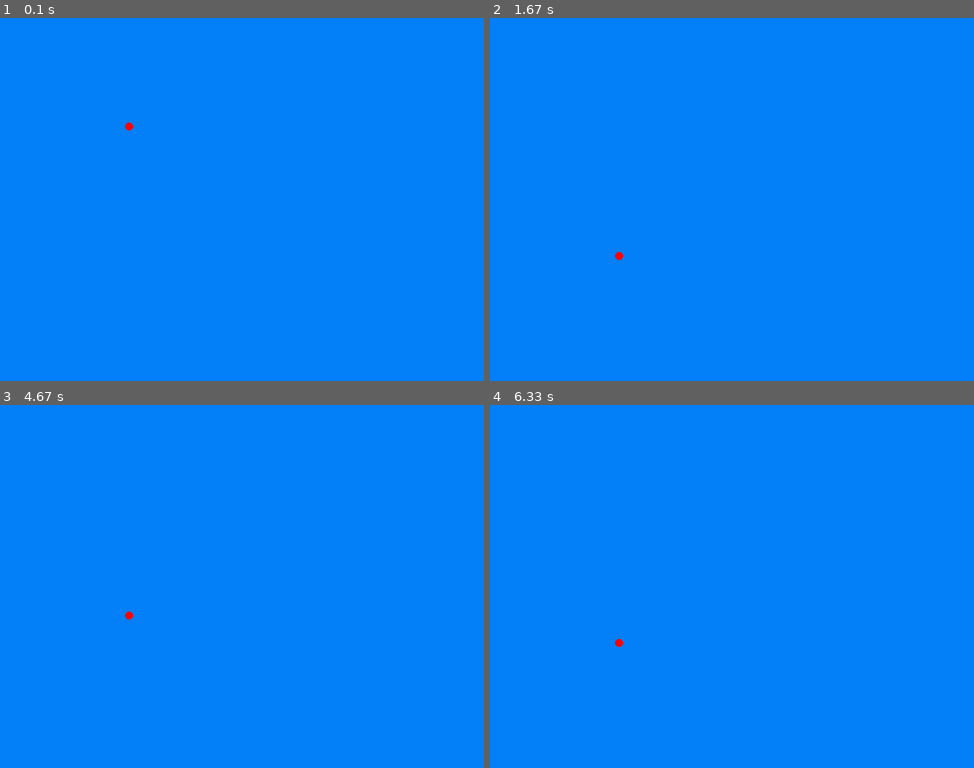
Above: before the commit, frames 1-4 (two rows, left to right).
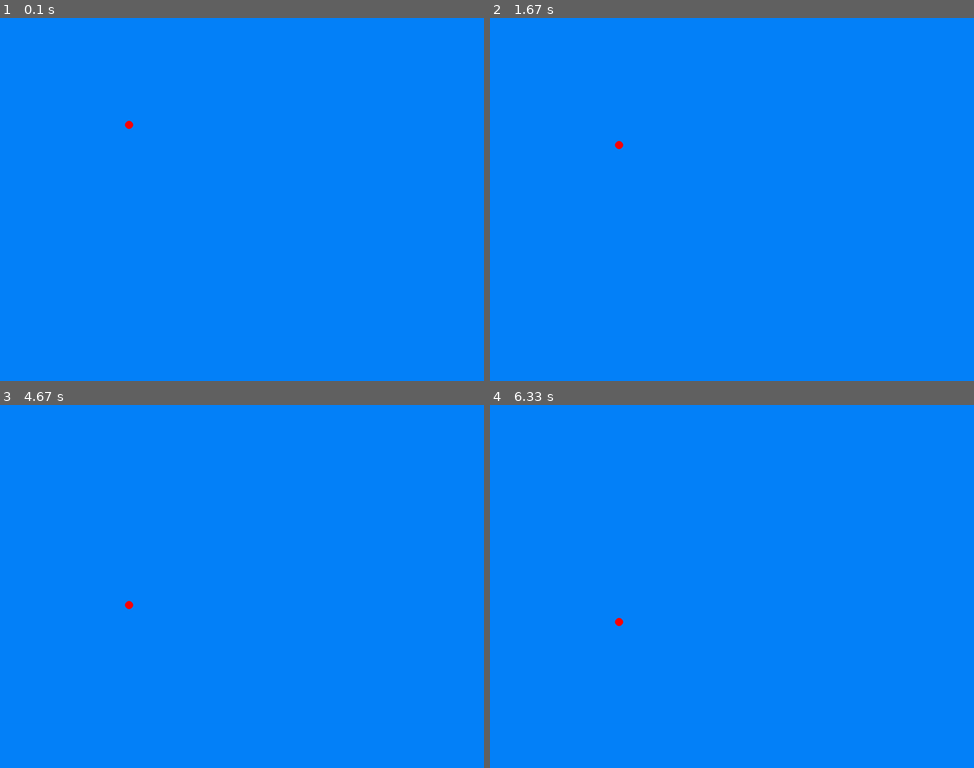
Above: after the commit, the same moments.

Repository: Jol-XD/Corre-Paco-Corre
Game: pygame game, started from proyecto/Juego (test).py
Two runs of this game, one before a commit and one after it. Both use one fixed random seed, a clock stepped at 60 frames per second and the inputs below.
Inputs:
- Up to frame 1 (0.1 s): no input
- Up to frame 2 (1.67 s): hold Up 0.33-0.8 s; hold Up 0.83-1.2 s; hold Up 1.23-1.53 s
- Up to frame 3 (4.67 s): hold Up 3.77-4.13 s; hold Up 4.17-4.47 s; hold Up from 4.5 s (still down)
- Up to frame 4 (6.33 s): release Up at 4.87 s; hold Up 5.23-5.6 s; hold Up 5.63-5.93 s

The runs differ from the first frame. In frame 1, less than 0.1% of the frame differs, in the area x 25-28%, y 28-32%; in frame 2, less than 0.1%, in the area x 25-28%, y 33-67%; in frame 3, less than 0.1%; in frame 4, less than 0.1%.

Commit message:
gravedad ahora si

Diff:
--- a/proyecto/Juego (test).py
+++ b/proyecto/Juego (test).py
@@ -20,11 +20,11 @@
 
         self.velocity[1] += self.gravity
 
-
+        if self.velocity[1] > 3.5:
+            self.velocity[1] = 3.5
 
         if not self.is_jumping:
             self.velocity[1] += self.gravity
-
 
         if self.position[1] >= 600 - 10:
             self.is_jumping = False
